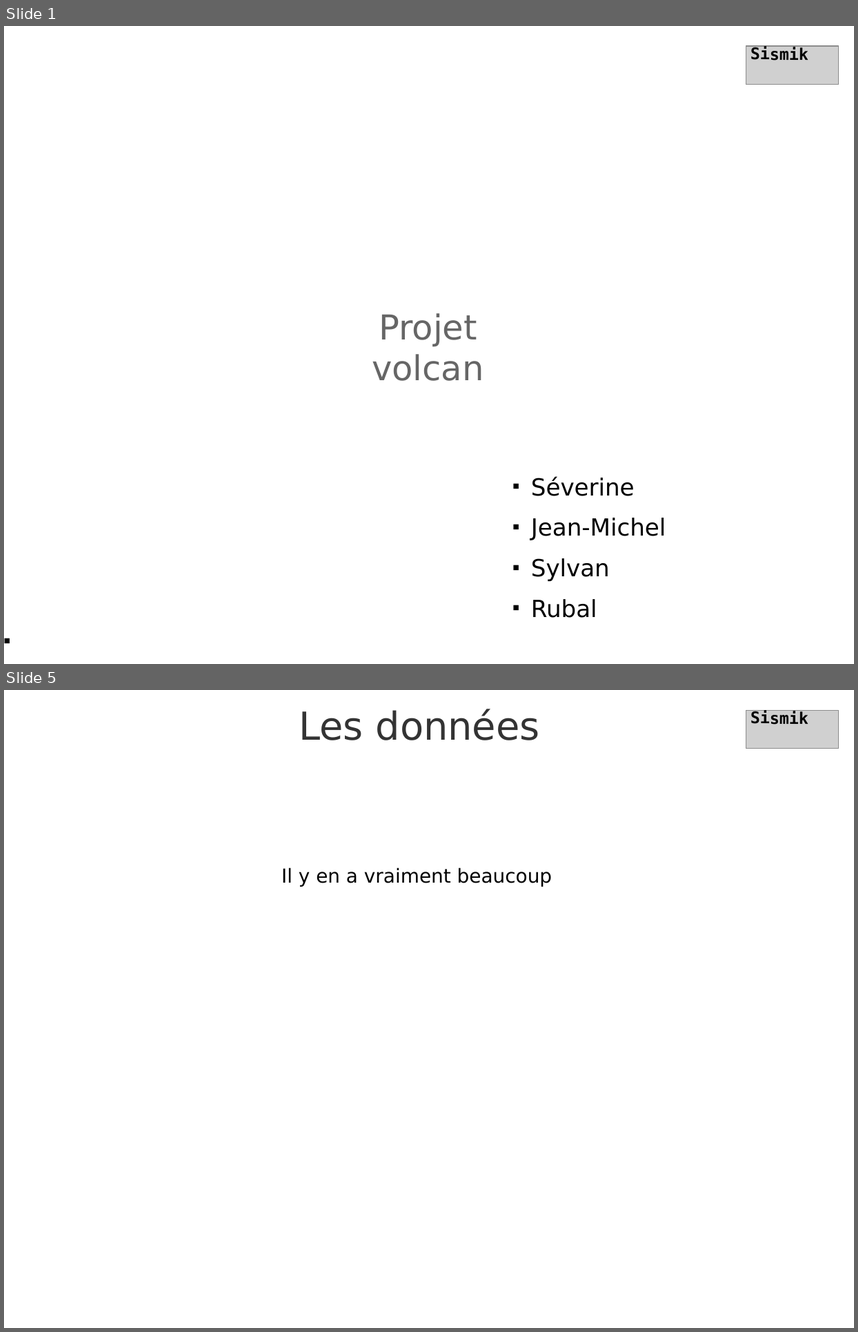
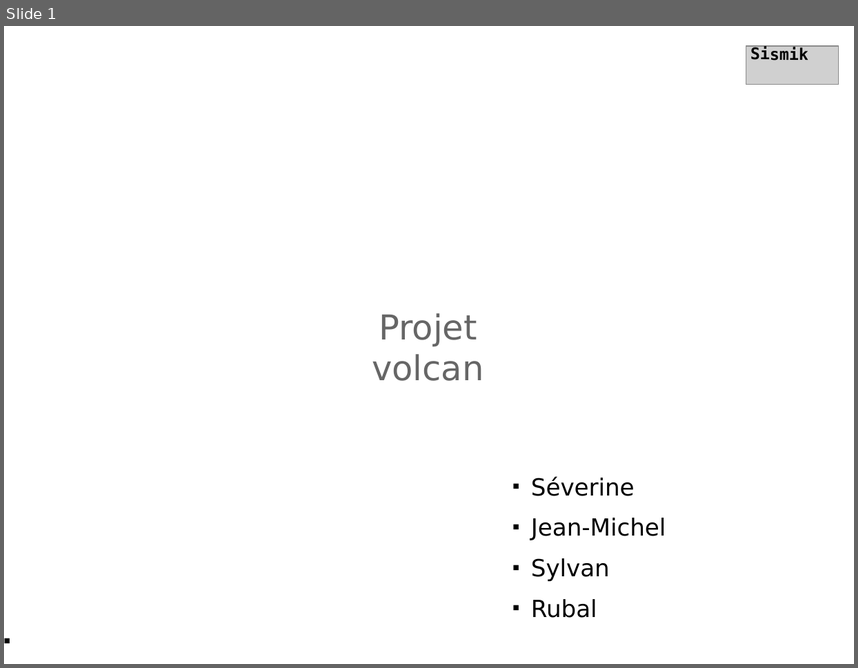
Before and after one commit to rubalravinder/cas_etude_volcano, a slide deck: prez_finale_sismik.odp. Shown one above the other, each under a label of ours: slides 1 and 5 before the commit, slide 1 after it; the slides between them are not shown. The pictures are 858x1332 and 858x668 pixels, drawn with LibreOffice and Linux fonts; fonts in the diff are those of the drawing; grey boxes stand for pictures; background and template pictures are left out. Boxes give left, top, right and bottom in pixels: in the first picture for what was removed or moved away, otherwise in the second. Text is boxed around its words. In the diff, an @@ line names an element or a change of style, - is before the commit and + after.

```diff
--- a/prez_finale_sismik.odp
+++ b/prez_finale_sismik.odp
@@ slide 5 removed at [4, 690, 854, 1328], background picture (left out) @@
@@ title removed at [299, 709, 540, 740] @@
-Les données
@@ picture removed at [746, 710, 839, 749] @@
@@ text removed at [751, 710, 809, 724] @@
-Sismik
@@ text removed at [281, 867, 553, 886] @@
-Il y en a vraiment beaucoup
```
Also in this commit, not shown: 3 slides changed, 18 slides added, 9 other slides removed, 4 other files.
